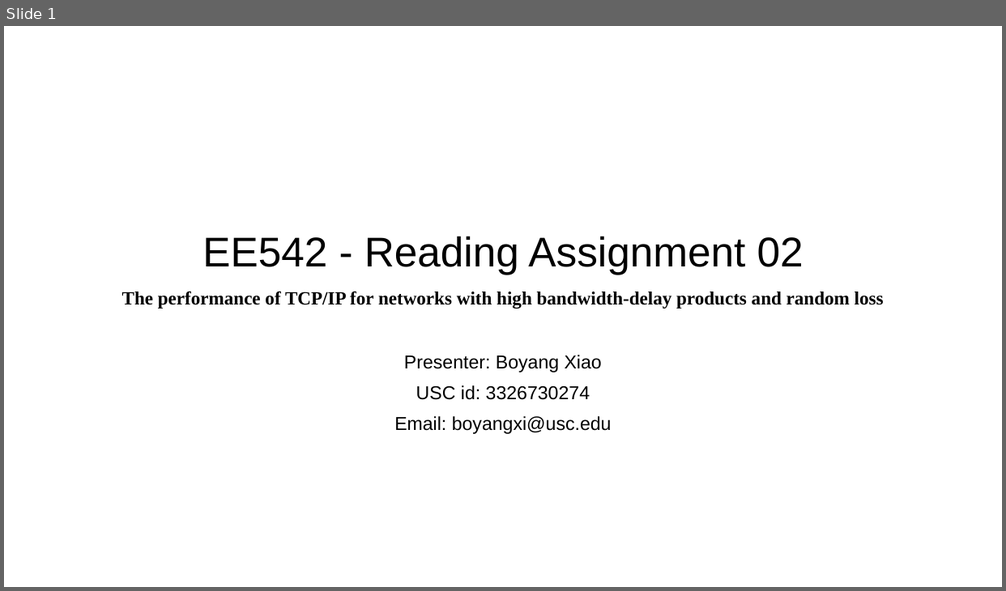
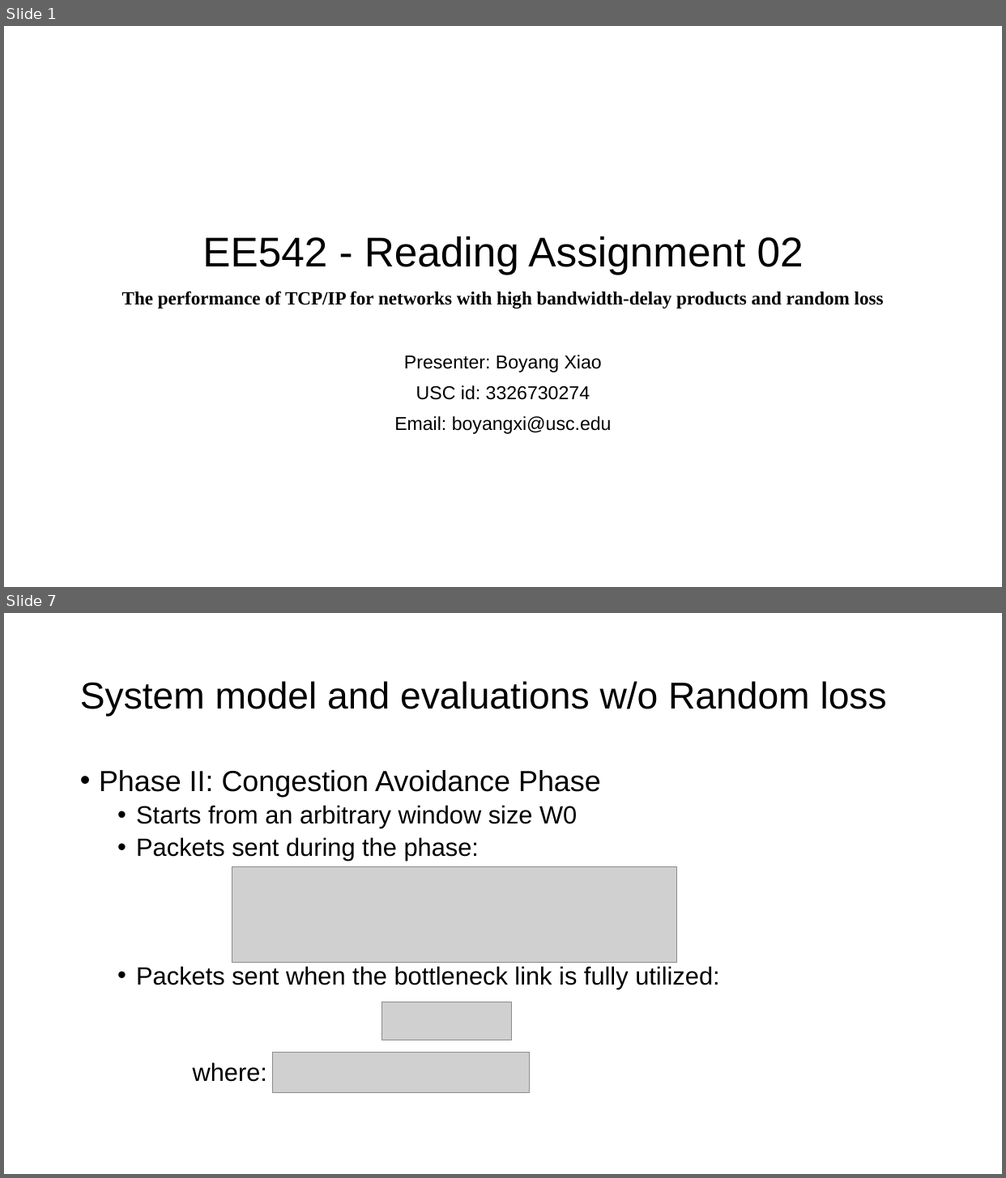
Before and after one commit to SeanXiaoby/ee542_projects, a slide deck: Reading Assignments/02/Reading-02-Boyang Xiao.pptx. Shown one above the other, each under a label of ours: slide 1 before the commit, slides 1 and 7 after it; the slides between them are not shown. The pictures are 1006x591 and 1006x1178 pixels, drawn with LibreOffice and Linux fonts; fonts in the diff are those of the drawing; grey boxes stand for pictures. Boxes give left, top, right and bottom in pixels: in the first picture for what was removed or moved away, otherwise in the second. Text is boxed around its words. In the diff, an @@ line names an element or a change of style, - is before the commit and + after.

```diff
--- a/Reading Assignments/02/Reading-02-Boyang Xiao.pptx
+++ b/Reading Assignments/02/Reading-02-Boyang Xiao.pptx
@@ slide 7 added at (4,613,1002,1174), background #FFFFFF @@
@@ title added at (80,681,887,717), 36 pt, text #000000 @@
+System model and evaluations w/o Random loss
@@ text added at (99,770,719,1082), 24 pt, text #000000 @@
+• Phase II: Congestion Avoidance Phase
+  • Starts from an arbitrary window size W0
+  • Packets sent during the phase:
+  • Packets sent when the bottleneck link is fully utilized:
+  where:
@@ picture added at (232,867,677,963) @@
@@ picture added at (382,1003,512,1041) @@
@@ picture added at (272,1053,530,1093) @@
```
Also in this commit, not shown: 1 slide changed, 6 other slides added, 1 slide removed.
